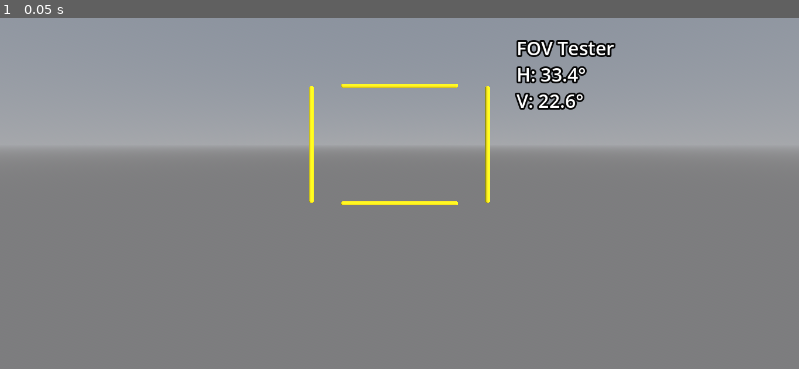
Above: before the commit, frame 1.
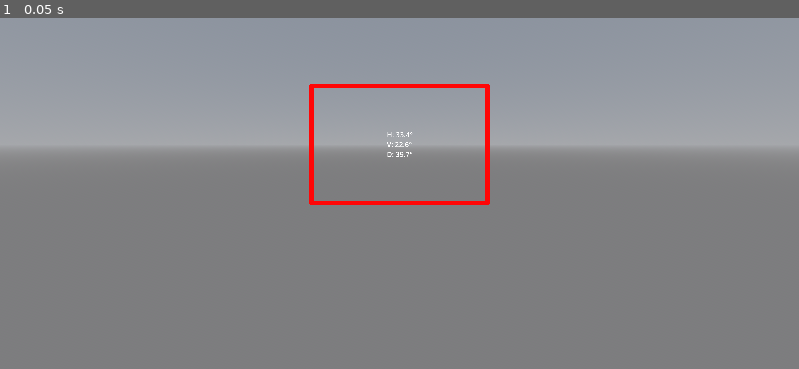
Above: after the commit, the same moment.

Repository: kwhitley/fov
Game: Godot game, scene res://main.tscn
The game is run twice, just before and just after one commit, with the same random seed, the same clock (stepped at 60 frames per second) and the same inputs.
Inputs:
- Up to frame 1 (0.05 s): no input

The runs differ from the first frame. In frame 1, 2.0% of the frame differs, in the area x 38-78%, y 6-54%.

Commit message:
working FOV measurement

Diff:
--- a/main.gd
+++ b/main.gd
@@ -8,16 +8,25 @@
 
 # FOV rectangle (attached to camera)
 @onready var fov_frame := $XROrigin3D/XRCamera3D/FOVFrame
-@onready var stats_label := $XROrigin3D/XRCamera3D/StatsLabel
+@onready var stats_container := $XROrigin3D/XRCamera3D/StatsContainer
+@onready var stats_label: Label3D = $XROrigin3D/XRCamera3D/StatsContainer/StatsLabel
+@onready var offset_label: Label3D = $XROrigin3D/XRCamera3D/StatsContainer/OffsetLabel
 
 # Rectangle dimensions (half-widths for easier math)
 var rect_half_width := 0.15  # meters
 var rect_half_height := 0.10  # meters
 var rect_distance := 0.5  # distance from camera in meters
 
+# Rotational offset (in radians) - vertical only
+var offset_v := 0.0  # vertical (pitch)
+var offset_description_offset := 0.45
+
 @export var resize_speed := 0.15  # meters per second
+@export var offset_speed := 15.0  # degrees per second (slower for precision)
 @export var move_speed := 2.0
-@export var turn_speed := 90.0
+
+# Capsule radius for corner calculation
+const CAPSULE_RADIUS := 0.004
 
 func _ready() -> void:
 	print("FOV Tester loaded")
@@ -27,6 +36,11 @@
 		get_viewport().use_xr = true
 		DisplayServer.window_set_vsync_mode(DisplayServer.VSYNC_DISABLED)
 
+	# Give each capsule its own unique mesh so we can size them independently
+	for child_name in ["Top", "Bottom", "Left", "Right"]:
+		var child: MeshInstance3D = fov_frame.get_node(child_name)
+		child.mesh = child.mesh.duplicate()
+
 	_update_fov_frame()
 	_update_stats()
 
@@ -34,6 +48,7 @@
 	var left_stick := Vector2.ZERO
 	var right_stick := Vector2.ZERO
 	var left_grip := 0.0
+	var right_grip := 0.0
 
 	var left_tracker := XRServer.get_tracker("left_hand")
 	var right_tracker := XRServer.get_tracker("right_hand")
@@ -47,22 +62,38 @@
 			left_grip = grip
 	if right_tracker:
 		var primary = right_tracker.get_input("primary")
+		var grip = right_tracker.get_input("grip")
 		if primary != null:
 			right_stick = primary
-
-	# Right stick controls FOV rectangle size
+		if grip != null:
+			right_grip = grip
+
+	# Right grip held: joystick Y controls vertical offset
+	# Otherwise: joystick controls rectangle size
 	var size_changed := false
-	if abs(right_stick.x) > 0.1:
-		rect_half_width += right_stick.x * resize_speed * delta
-		rect_half_width = clamp(rect_half_width, 0.02, 1.0)
-		size_changed = true
-	if abs(right_stick.y) > 0.1:
-		rect_half_height += right_stick.y * resize_speed * delta
-		rect_half_height = clamp(rect_half_height, 0.02, 1.0)
-		size_changed = true
+	var offset_changed := false
+
+	if right_grip > 0.5:
+		# Offset mode (vertical only) - reversed so joystick up = frame up
+		if abs(right_stick.y) > 0.1:
+			offset_v -= deg_to_rad(right_stick.y * offset_speed * delta)
+			offset_changed = true
+	else:
+		# Resize mode
+		if abs(right_stick.x) > 0.1:
+			rect_half_width += right_stick.x * resize_speed * delta
+			rect_half_width = clamp(rect_half_width, 0.02, 1.0)
+			size_changed = true
+		if abs(right_stick.y) > 0.1:
+			rect_half_height += right_stick.y * resize_speed * delta
+			rect_half_height = clamp(rect_half_height, 0.02, 1.0)
+			size_changed = true
 
 	if size_changed:
 		_update_fov_frame()
+		_update_stats()
+	elif offset_changed:
+		_update_fov_frame_rotation()
 		_update_stats()
 
 	# Left stick locomotion (relative to head direction)
@@ -87,26 +118,40 @@
 
 func _update_fov_frame() -> void:
 	"""Update the capsule positions and sizes to form the rectangle."""
-	var top := fov_frame.get_node("Top")
-	var bottom := fov_frame.get_node("Bottom")
-	var left := fov_frame.get_node("Left")
-	var right := fov_frame.get_node("Right")
-
-	# Horizontal bars (top and bottom)
-	var h_width := rect_half_width * 2
+	var top: MeshInstance3D = fov_frame.get_node("Top")
+	var bottom: MeshInstance3D = fov_frame.get_node("Bottom")
+	var left: MeshInstance3D = fov_frame.get_node("Left")
+	var right: MeshInstance3D = fov_frame.get_node("Right")
+
+	# Capsule height formula: height = 2 * (half_extent + radius)
+	# This makes the sphere centers land exactly at the corners
+	var h_length := 2.0 * (rect_half_width + CAPSULE_RADIUS)
+	var v_length := 2.0 * (rect_half_height + CAPSULE_RADIUS)
+
+	# Horizontal bars (top and bottom) - rotated 90° to lie horizontal
 	top.position = Vector3(0, rect_half_height, -rect_distance)
+	top.rotation_degrees = Vector3(0, 0, 90)
+	_set_capsule_length(top, h_length)
+
 	bottom.position = Vector3(0, -rect_half_height, -rect_distance)
-	_set_capsule_length(top, h_width)
-	_set_capsule_length(bottom, h_width)
-	top.rotation_degrees = Vector3(0, 0, 90)
 	bottom.rotation_degrees = Vector3(0, 0, 90)
-
-	# Vertical bars (left and right)
-	var v_height := rect_half_height * 2
+	_set_capsule_length(bottom, h_length)
+
+	# Vertical bars (left and right) - default orientation
 	left.position = Vector3(-rect_half_width, 0, -rect_distance)
+	left.rotation_degrees = Vector3.ZERO
+	_set_capsule_length(left, v_length)
+
 	right.position = Vector3(rect_half_width, 0, -rect_distance)
-	_set_capsule_length(left, v_height)
-	_set_capsule_length(right, v_height)
+	right.rotation_degrees = Vector3.ZERO
+	_set_capsule_length(right, v_length)
+
+	_update_fov_frame_rotation()
+
+func _update_fov_frame_rotation() -> void:
+	"""Apply rotational offset to the FOV frame."""
+	# Rotation is applied as pitch (X) only - vertical offset
+	fov_frame.rotation = Vector3(-offset_v, 0, 0)
 
 func _set_capsule_length(node: MeshInstance3D, length: float) -> void:
 	"""Set the capsule mesh height (length along its axis)."""
@@ -119,10 +164,44 @@
 	var h_fov_rad := 2.0 * atan(rect_half_width / rect_distance)
 	var v_fov_rad := 2.0 * atan(rect_half_height / rect_distance)
 
+	# Diagonal FOV using the corner distance
+	var diagonal_half := sqrt(rect_half_width * rect_half_width + rect_half_height * rect_half_height)
+	var d_fov_rad := 2.0 * atan(diagonal_half / rect_distance)
+
 	var h_fov_deg := rad_to_deg(h_fov_rad)
 	var v_fov_deg := rad_to_deg(v_fov_rad)
-
-	stats_label.text = "FOV Tester\nH: %.1f°\nV: %.1f°" % [h_fov_deg, v_fov_deg]
+	var d_fov_deg := rad_to_deg(d_fov_rad)
+
+	# Main stats text (left-aligned)
+	var text := "H: %.1f°\nV: %.1f°\nD: %.1f°" % [h_fov_deg, v_fov_deg, d_fov_deg]
+	stats_label.text = text
+
+	# Offset shown as smaller parenthetical after V line
+	# Negative offset = aiming down, positive = aiming up
+	var v_offset_deg := rad_to_deg(-offset_v)
+	if abs(v_offset_deg) > 0.1:
+		offset_label.text = "(%.1f° offset)" % v_offset_deg
+		offset_label.visible = true
+
+		# Position after the V text - calculate based on actual string length
+		var v_line := "V: %.1f° " % v_fov_deg  # include trailing space
+		var char_count := v_line.length()
+		var pixel := stats_label.pixel_size
+		var char_width := stats_label.font_size * pixel * offset_description_offset  # approximate char width
+		var x_pos := char_count * char_width
+
+		# Vertically centered with the V line (y=0)
+		offset_label.position = Vector3(x_pos, 0, 0)
+	else:
+		offset_label.text = ""
+		offset_label.visible = false
+
+	# Center the container based on main stats only
+	var longest_line := "V: %.1f°" % v_fov_deg
+	var pixel := stats_label.pixel_size
+	var char_width := stats_label.font_size * pixel * offset_description_offset
+	var main_width := longest_line.length() * char_width
+	stats_container.position.x = -main_width / 2.0
 
 func _input(event: InputEvent) -> void:
 	if event.is_action_pressed("reload"):
--- a/main.tscn
+++ b/main.tscn
@@ -1,6 +1,17 @@
-[gd_scene load_steps=12 format=3]
+[gd_scene load_steps=12 format=3 uid="uid://csm02d86ryv2h"]
 
-[ext_resource type="Script" path="res://main.gd" id="1_main"]
+[ext_resource type="Script" uid="uid://bl7t5m7s0cqcx" path="res://main.gd" id="1_main"]
+
+[sub_resource type="StandardMaterial3D" id="StandardMaterial3D_capsule"]
+shading_mode = 0
+albedo_color = Color(1, 0, 0, 1)
+
+[sub_resource type="CapsuleMesh" id="CapsuleMesh_frame"]
+material = SubResource("StandardMaterial3D_capsule")
+radius = 0.004
+height = 0.3
+
+[sub_resource type="SystemFont" id="SystemFont_stats"]
 
 [sub_resource type="StandardMaterial3D" id="StandardMaterial3D_left"]
 transparency = 1
@@ -20,14 +31,6 @@
 radius = 0.03
 height = 0.06
 
-[sub_resource type="StandardMaterial3D" id="StandardMaterial3D_capsule"]
-albedo_color = Color(1, 0.9, 0, 1)
-
-[sub_resource type="CapsuleMesh" id="CapsuleMesh_frame"]
-material = SubResource("StandardMaterial3D_capsule")
-radius = 0.004
-height = 0.3
-
 [sub_resource type="ProceduralSkyMaterial" id="ProceduralSkyMaterial_sky01"]
 sky_top_color = Color(0.385, 0.455, 0.55, 1)
 sky_horizon_color = Color(0.647, 0.655, 0.671, 1)
@@ -46,8 +49,6 @@
 fog_light_color = Color(0.647, 0.655, 0.671, 1)
 fog_sky_affect = 0.5
 fog_depth_end = 300.0
-
-[sub_resource type="SystemFont" id="SystemFont_stats"]
 
 [node name="Main" type="Node3D"]
 script = ExtResource("1_main")
@@ -75,14 +76,25 @@
 transform = Transform3D(1, 0, 0, 0, 1, 0, 0, 0, 1, 0.15, 0, -0.5)
 mesh = SubResource("CapsuleMesh_frame")
 
-[node name="StatsLabel" type="Label3D" parent="XROrigin3D/XRCamera3D"]
-transform = Transform3D(1, 0, 0, 0, 1, 0, 0, 0, 1, 0.2, 0.12, -0.5)
-pixel_size = 0.001
-text = "FOV Tester
-H: 0.0°
-V: 0.0°"
+[node name="StatsContainer" type="Node3D" parent="XROrigin3D/XRCamera3D"]
+transform = Transform3D(1, 0, 0, 0, 1, 0, 0, 0, 1, 0, 0, -1)
+
+[node name="StatsLabel" type="Label3D" parent="XROrigin3D/XRCamera3D/StatsContainer"]
+pixel_size = 0.0005
+text = "H: 0.0°
+V: 0.0°
+D: 0.0°"
 font = SubResource("SystemFont_stats")
-font_size = 32
+font_size = 48
+outline_size = 0
+horizontal_alignment = 0
+
+[node name="OffsetLabel" type="Label3D" parent="XROrigin3D/XRCamera3D/StatsContainer"]
+pixel_size = 0.0005
+modulate = Color(1, 1, 1, 0.7)
+font = SubResource("SystemFont_stats")
+font_size = 34
+outline_size = 0
 horizontal_alignment = 0
 
 [node name="LeftController" type="XRController3D" parent="XROrigin3D"]
